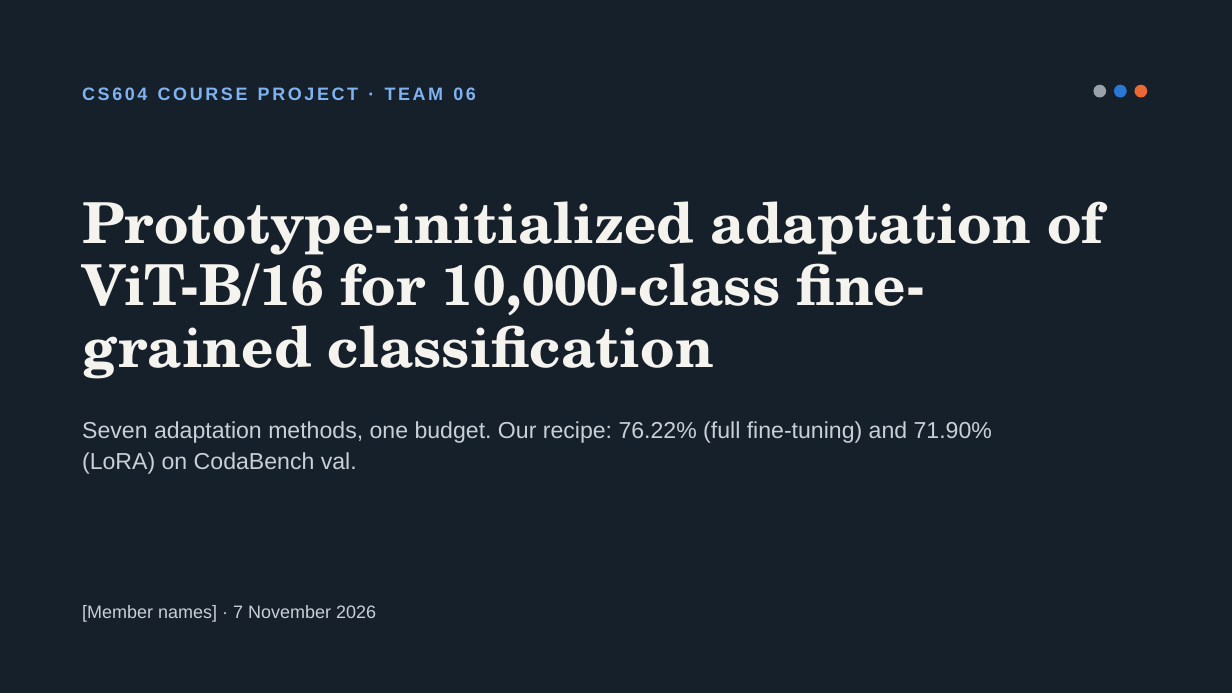
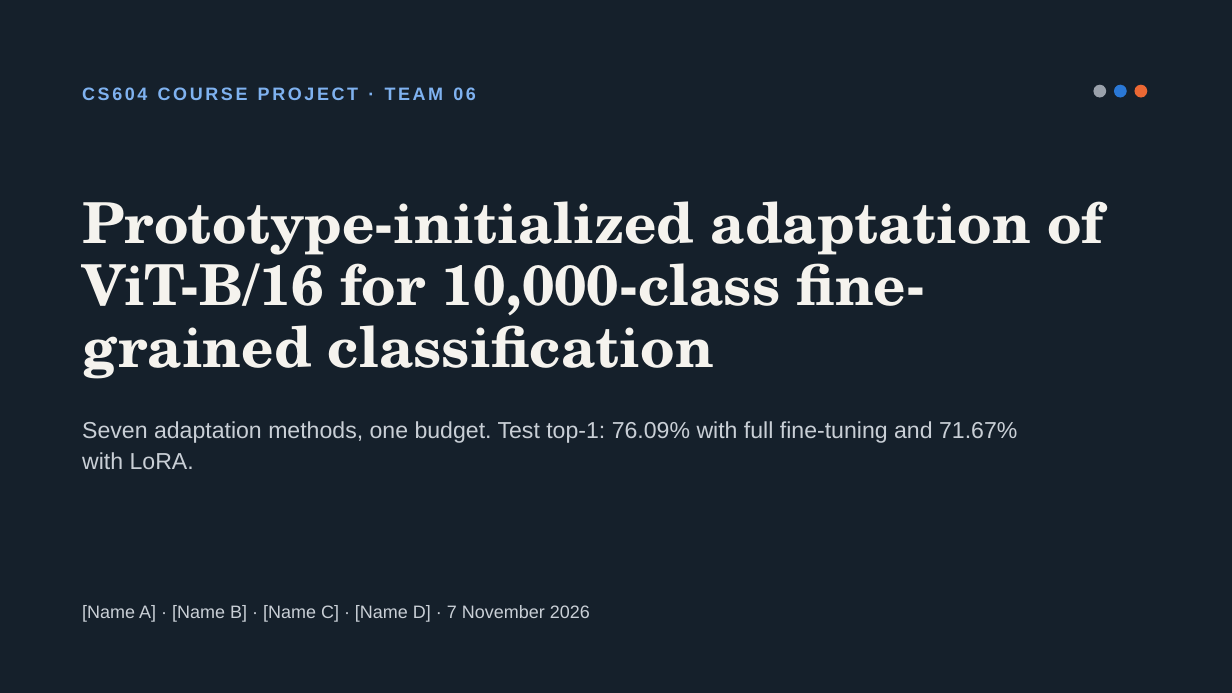
Before and after one commit to jiaobuchong/deep-cv, a slide deck: slide 1 of cs604_team06_slides.pptx. Drawn at 1232x693 pixels with LibreOffice and Linux fonts; fonts in the diff are those of the drawing. Boxes give left, top, right and bottom in pixels: in the first picture for what was removed or moved away, otherwise in the second. Text is boxed around its words. In the diff, an @@ line names an element or a change of style, - is before the commit and + after.

```diff
--- a/cs604_team06_slides.pptx
+++ b/cs604_team06_slides.pptx
@@ text at <box>82,421,1017,469</box>: text changed @@
-Seven adaptation methods, one budget. Our recipe: 76.22% (full fine-tuning) and 71.90% (LoRA) on CodaBench val.
+Seven adaptation methods, one budget. Test top-1: 76.09% with full fine-tuning and 71.67% with LoRA.
@@ text at <box>82,605,590,622</box>: text changed @@
-[Member names] · 7 November 2026
+[Name A] · [Name B] · [Name C] · [Name D] · 7 November 2026
```
Also in this commit, not shown: 17 other slides changed, 5 slides added, 1 slide removed, 51 other files.
